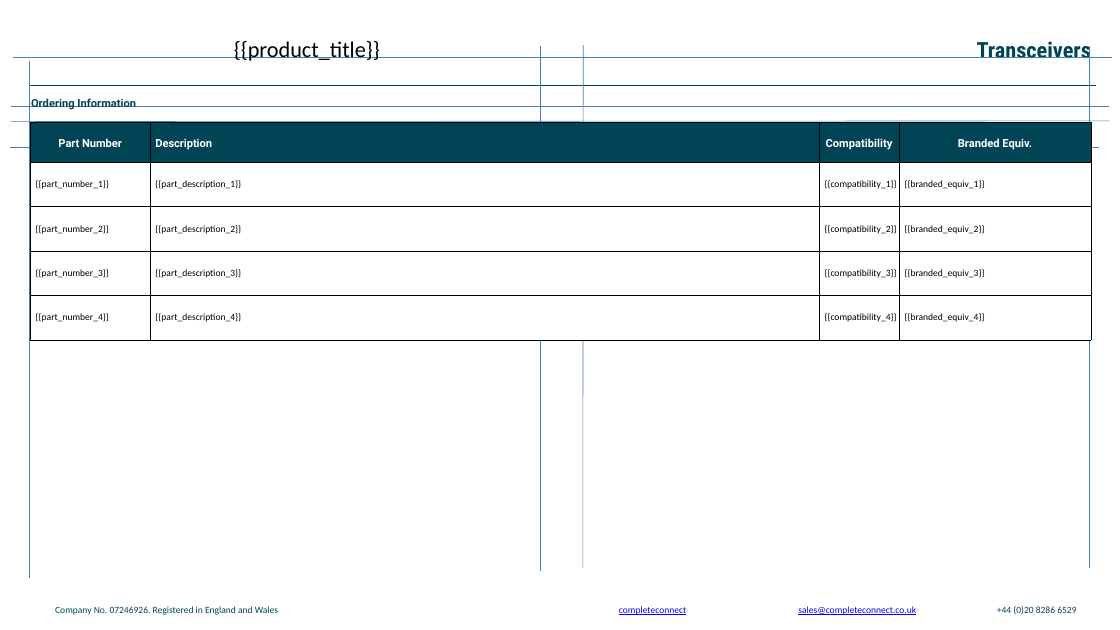
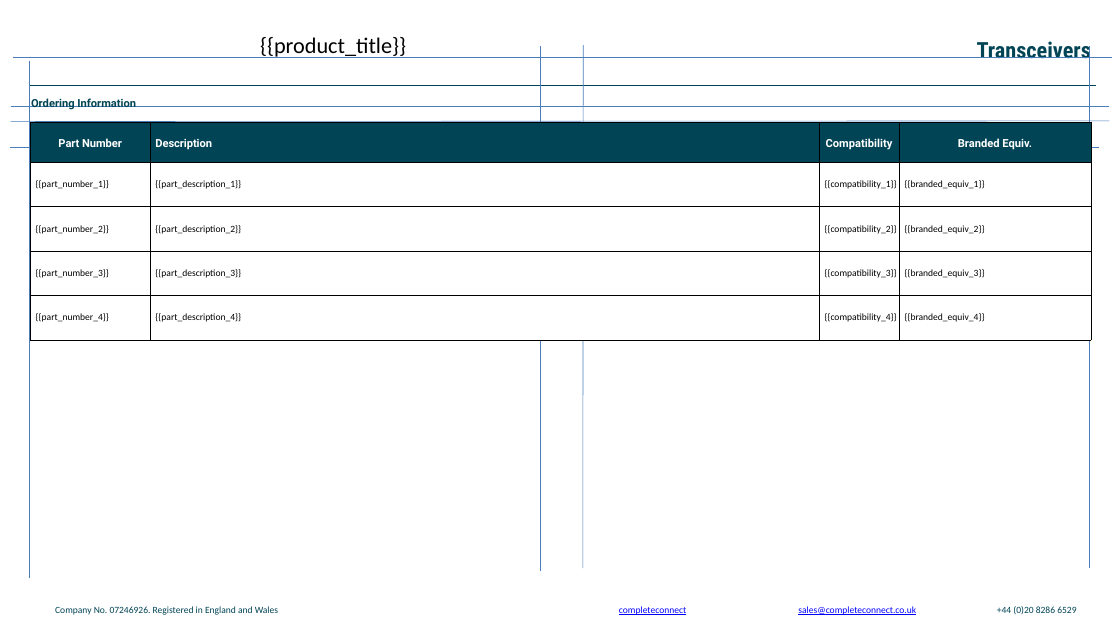
Before and after one commit to Sofiavenizelos/pptx-filler, a slide deck: slide 2 of template.pptx. Drawn at 1120x630 pixels with LibreOffice and Linux fonts; fonts in the diff are those of the drawing; background and template pictures are left out. Boxes give left, top, right and bottom in pixels: in the first picture for what was removed or moved away, otherwise in the second. Text is boxed around its words. In the diff, an @@ line names an element or a change of style, - is before the commit and + after.

```diff
--- a/template.pptx
+++ b/template.pptx
@@ text "{{product_title}}": place and size @@
-text "{{product_title}}" at [234, 41, 380, 61]
+text "{{product_title}}" at [260, 37, 406, 58]
```
Also in this commit, not shown: 3 other slides changed, 1 slide removed, 1 other file.
